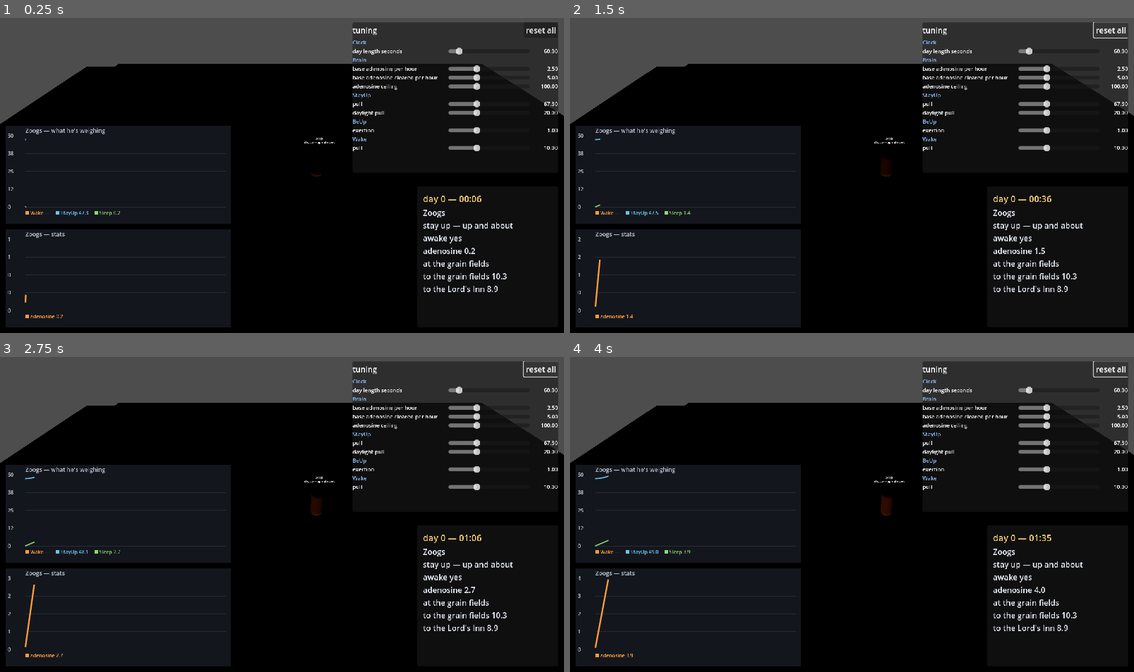
Above: before the commit, frames 1-4 (two rows, left to right).
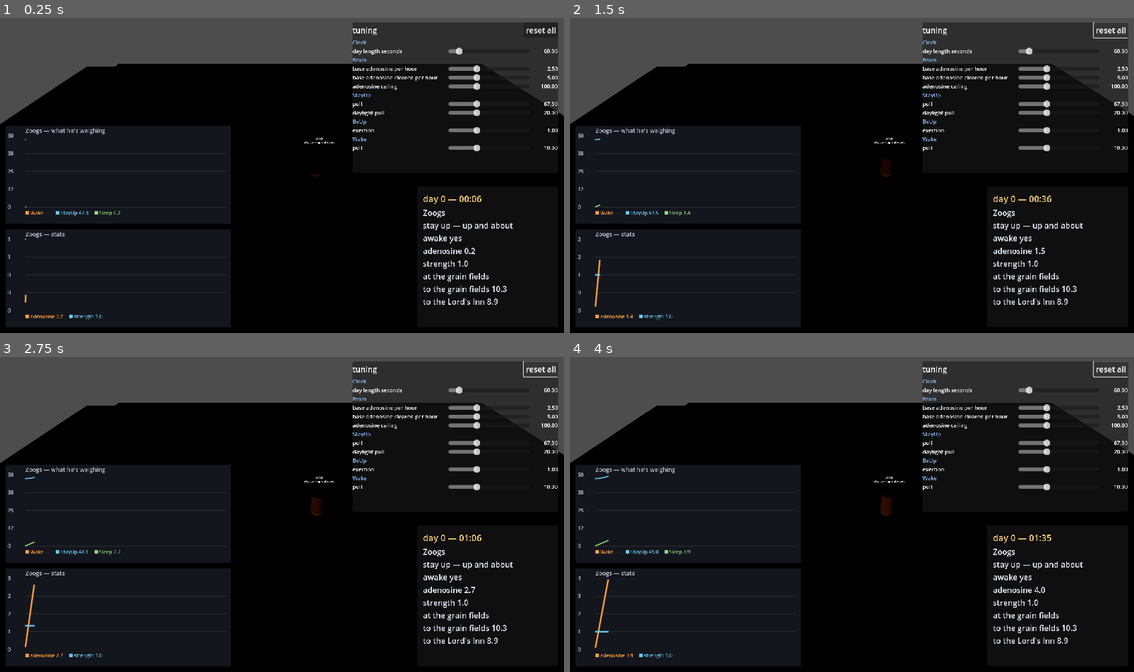
Above: after the commit, the same moments.

Repository: zmkram322/TheKingYouDontSee
Game: Godot game, scene res://game/game.tscn
The game is run twice, just before and just after one commit, with the same random seed, the same clock (stepped at 60 frames per second) and the same inputs.
Inputs:
- Up to frame 1 (0.25 s): no input
- Up to frame 2 (1.5 s): click "reset all" at 1.25 s
- Up to frame 3 (2.75 s): no input
- Up to frame 4 (4 s): no input

The runs differ from the first frame. In frame 1, 0.5% of the frame differs, in the area x 4-90%, y 70-96%; in frame 2, 0.5%; in frame 3, 0.5%; in frame 4, 0.5%, in the area x 4-90%, y 76-96%.

Commit message:
Give a man a strength, and let it buy him the morning
The dawn problem, solved on the body instead of on the action. The sun
anchors everybody to the same hour, so two farmers from one scene wake
on the same tick forever and the one plot goes to whoever sits higher in
the scene tree. Differentiating them by giving one a different
StayUp.pull would make the ACTION differ by who you are, which is a
branch on identity wearing a number's clothes.

So: a strength stat, 1.0 for an ordinary man, read inside
Brain.get_adenosine_recovery(). Same formula for everybody; a different
body running it. A strong man clears the same debt in fewer hours and is
up first, every day, for a reason you can point at. Measured: strength
1.15 is up at 04:41 against 06:01, eighty minutes of clear daylight.

IT HANGS ON RECOVERY AND NOT ON HOW FAST HE TIRES, and that is measured
rather than preferred. Bedtime is where rising tiredness crosses the
sun's line, so a man who tires slowly reaches it LATER and gets up later
— 2.25/hr put him to bed at 23:57 and out at 07:21, an hour and a half
after everyone else. The intuition "less tired, so up earlier" quietly
assumes a fixed bedtime, and bedtime has not been fixed since cd5fc7c.

And that direction runs at a cliff, swept and recorded:

  2.50  22:01  locked      2.20  drifting
  2.40  22:29  locked      2.15  drifting
  2.30  23:11  locked      2.10  COLLAPSED — 39 hours awake
  2.25  00:01  slipping    2.00  COLLAPSED

Recovery has no such trap in the wanted direction. It holds down to
4.5/hr and up to at least 8.0 (strength 1.6, up at 02:05); only the poor
sleeper below ~4.0 unhooks. So the useful range runs AWAY from the edge
instead of toward it.

No new call site. get_adenosine_recovery() was already the documented
seam for "a bed versus a ditch, sleeping ill, sleeping cold" — sleeping
in a strong body is the first modifier to actually arrive there. And
strength will mean more later without a second stat: rung 3's work step
wants a rate of work per hour, rung 5 wants how much a man can carry.
Both are the same capacity.

Claim 12, in two halves because one is not enough: the strong man rises
before the ordinary one, AND he is still anchored. Break it by making
strength inert and the first half catches it; move strength onto tiring
and the FIRST HALF STILL PASSES — he does rise earlier — and the second
half catches him drifting. A single-sign assertion would have shipped
that.

Co-Authored-By: Claude Opus 5 <noreply@anthropic.com>
Claude-Session: https://claude.ai/code/session_014fGSXW6fNmUe2VW3KYqdYd

Diff:
--- a/tkyds-game/game/brain.gd
+++ b/tkyds-game/game/brain.gd
@@ -205,12 +205,23 @@
 	return base_adenosine_per_hour * get_exertion()
 
 
-# How fast he's recovering, per world hour. The mirror of the above, with nothing
-# behind it yet — sleeping in a bed versus a ditch, sleeping ill, sleeping cold
-# all belong here when they exist. Present now so the pair is obvious to
-# whoever reads this next.
+# How fast he's recovering, per world hour. The mirror of the above, and the
+# seam every future modifier lands in — sleeping in a bed versus a ditch,
+# sleeping ill, sleeping cold. Sleeping in a strong body is the first of them.
+#
+# STRENGTH IS WHY TWO FARMERS DON'T WAKE AT THE SAME MOMENT. The sun anchors
+# everybody's cycle to the same hour, so two men from the same scene wake on the
+# same tick forever — and then who gets the one plot is decided by the order
+# they happen to sit in the scene tree, which is nobody's design. A stronger man
+# clears the same debt in fewer hours, so he is up first, every day, for a
+# reason you can point at. The formula is the same for both of them; only the
+# body differs. See stats.gd for why this hangs on recovery and not on how fast
+# he tires — that direction inverts the answer and runs at a cliff.
 func get_adenosine_recovery() -> float:
-	return base_adenosine_cleared_per_hour
+	if person == null:
+		return base_adenosine_cleared_per_hour
+	var strength: float = person.stats.get_stat(&"strength")
+	return base_adenosine_cleared_per_hour * strength
 
 
 # How strenuous what he's doing right now is. 1.0 when he isn't doing anything
--- a/tkyds-game/game/probe.gd
+++ b/tkyds-game/game/probe.gd
@@ -94,6 +94,7 @@
 # about the tuning board.
 var _kept_bedtime := -1.0
 var _kept_night := -1.0
+var _kept_strong_morning := -1.0
 
 
 func _initialize() -> void:
@@ -545,18 +546,23 @@
 	# already on him at midnight, so his first night lands in the afternoon. If
 	# the sun is doing anything, it drags him onto the same hours as Zoogs.
 	var stranger := _add_a_person(population, "Stranger")
-	if stranger == null:
+	# And a strong one. Same scene, same sun, same formula — a bigger body, so
+	# he clears the same debt in fewer hours and is up before the others.
+	var ox := _add_a_person(population, "Ox")
+	if stranger == null or ox == null:
 		_require(false, anchored, "could not instance %s" % PERSON_SCENE_PATH)
 		return
 	stranger.stats.set_stat(&"adenosine", 44.0)
-
-	var watched: Array[Person] = [zoogs, stranger]
+	ox.stats.set_stat(&"strength", 1.15)
+
+	var watched: Array[Person] = [zoogs, stranger, ox]
 	var diary := {}
 	for person in watched:
 		diary[person] = {
 			"awake": person.brain.is_awake(),
 			"asleep_since": 0.0,
 			"bedtimes": [],     # hour of day he turned in, one per night
+			"mornings": [],     # hour of day he got up
 			"nights": [],       # how long each night lasted, in hours
 		}
 
@@ -570,6 +576,7 @@
 				continue
 			if awake_now:
 				entry["nights"].append(clock.hours_elapsed - float(entry["asleep_since"]))
+				entry["mornings"].append(clock.time_of_day() * HOURS_IN_A_DAY)
 			else:
 				entry["bedtimes"].append(clock.time_of_day() * HOURS_IN_A_DAY)
 				entry["asleep_since"] = clock.hours_elapsed
@@ -610,6 +617,35 @@
 		_require(absf(his - last) < 0.5, together,
 			"after %d days Zoogs turns in at %s and the stranger at %s — the sun is not pulling them together" % [
 				ANCHOR_DAYS, _as_clock_text(last), _as_clock_text(his)])
+
+	# ASSERTION 12. The one difference the sun does NOT flatten — and the reason
+	# two farmers racing for one plot is a contest rather than a coin flip
+	# decided by scene order.
+	#
+	# Stated as "earlier than the ordinary man", never as an hour: it is about
+	# the SIGN of what strength does, which is the thing that would go wrong. Put
+	# strength on how fast he tires instead and this fails, because a man who
+	# tires slowly goes to bed later and gets up later — measured, and the whole
+	# reason it hangs on recovery.
+	var strongest := "12 — a stronger body clears the night faster, so he is up first"
+	var his_mornings: Array = diary[zoogs]["mornings"]
+	var ox_mornings: Array = diary[ox]["mornings"]
+	var ox_bedtimes: Array = diary[ox]["bedtimes"]
+	_require(not his_mornings.is_empty() and not ox_mornings.is_empty(), strongest,
+		"one of them never got up at all in %d simulated days" % ANCHOR_DAYS)
+	if not his_mornings.is_empty() and not ox_mornings.is_empty():
+		var ordinary: float = his_mornings[his_mornings.size() - 1]
+		var strong: float = ox_mornings[ox_mornings.size() - 1]
+		_require(strong < ordinary, strongest,
+			"the strong man rose at %s and the ordinary one at %s — strength is not buying him the morning" % [
+				_as_clock_text(strong), _as_clock_text(ordinary)])
+		_kept_strong_morning = strong
+	# And he is still anchored. A trait that bought an early start by unhooking
+	# him from the sun would be a drift dressed as a difference.
+	if ox_bedtimes.size() >= 2:
+		_require(absf(float(ox_bedtimes[ox_bedtimes.size() - 1])
+				- float(ox_bedtimes[ox_bedtimes.size() - 2])) < 0.25, strongest,
+			"the strong man's bedtime is still moving — strength unhooked him from the sun")
 
 	world.queue_free()
 
@@ -753,6 +789,8 @@
 		print("        once settled:      turns in %s, sleeps %.2f h, up %s" % [
 			_as_clock_text(_kept_bedtime), _kept_night,
 			_as_clock_text(_kept_bedtime + _kept_night)])
+	if _kept_strong_morning >= 0.0:
+		print("        a strong man (1.15) is up at %s instead" % _as_clock_text(_kept_strong_morning))
 	print("")
 	for claim in _claims:
 		if _first_failure.has(claim):
--- a/tkyds-game/game/stats.gd
+++ b/tkyds-game/game/stats.gd
@@ -37,6 +37,37 @@
 # day and only goes out when he sleeps, which is what makes it the right first
 # stat — it gives the day/night cycle something to actually push on.
 @export var adenosine := 0.0
+
+
+# --- Strength -----------------------------------------------------------------
+# How much body he has. A multiplier around 1.0, where 1.0 is an ordinary man.
+#
+# Today it does one thing: he clears adenosine faster while asleep, so a strong
+# man needs less sleep and is up before everyone else. That is the whole of the
+# difference between two farmers racing for one plot at dawn — not a different
+# opinion about being awake, which would be the action differing by who you are,
+# but a different body running the same formula everybody else runs.
+#
+# It goes on RECOVERY and deliberately not on how fast he tires, and that is a
+# measurement rather than a preference. Bedtime is where rising tiredness
+# crosses the sun's line, so a man who tires slowly reaches it LATER and gets up
+# later — 2.25/hr put him to bed at 23:57 and out of it at 07:21, an hour and a
+# half after everybody else. Worse, it runs at a cliff: below about 2.15/hr the
+# sun's line never catches him at all and he stays awake for thirty-nine hours
+# at a stretch. Recovery has no such trap in this direction. Measured
+# 2026-08-10; see Decision 11.
+#
+# THE SAFE BAND, also measured: recovery holds its hour down to about 4.5/hr and
+# starts drifting at 4.0 — so strength below roughly 0.9 unhooks him from the
+# sun. Upward there is room to spare; 8.0/hr (strength 1.6) still locks, and
+# puts him up at 02:05.
+#
+# It will mean more than this. Rung 3's work step wants a rate of work done per
+# hour and rung 5 wants how much a man can carry; both are the same capacity and
+# neither needs a second stat. And when strength has to CHANGE during a run — a
+# wound, age, a winter — it already does, because it is a stat rather than a
+# number typed into a scene.
+@export var strength := 1.0
 
 
 # Note what is NOT here: whether he's awake. That's not a fact he carries, it's
